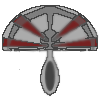
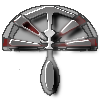
Layered file, before and after one edit (100×100). Changes by layer:
added layer "Highlight #1" above "Shadow #1" over (x1=44, y1=61, x2=54, y2=90)
added layer "Shadow #1" above "Highlight" over (x1=46, y1=63, x2=63, y2=99)
added layer "Highlight" above "Shadow" over (x1=9, y1=6, x2=91, y2=49)
added layer "Shadow" above "Layer" over (x1=11, y1=7, x2=100, y2=58)
added layer "Layer" above "Background" over (x1=10, y1=7, x2=91, y2=49)
